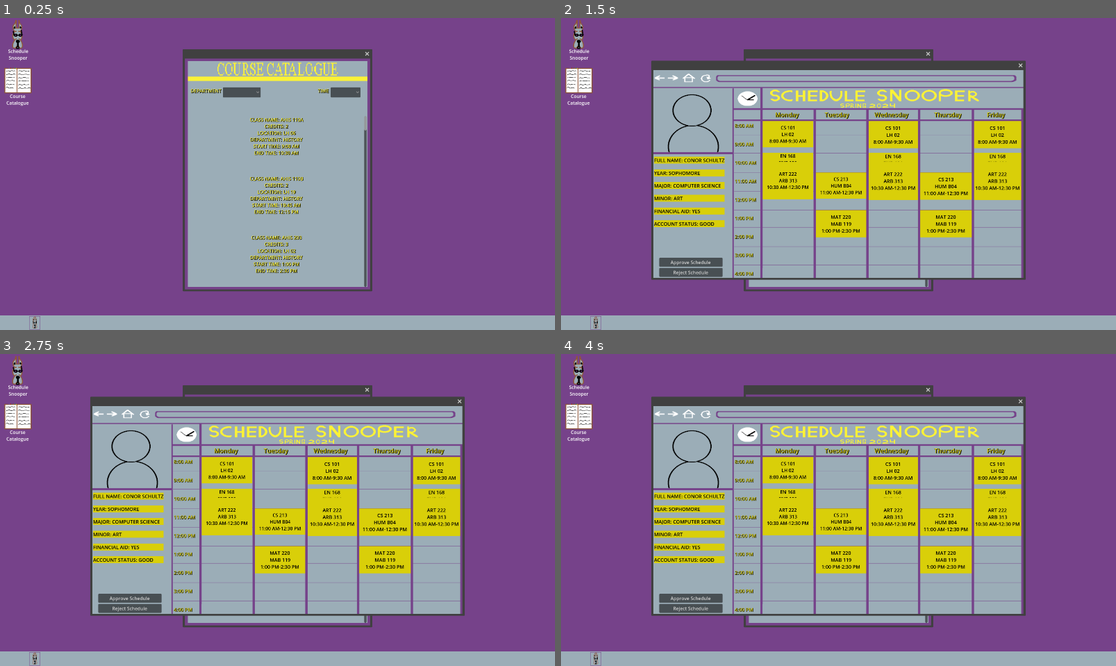
Above: before the commit, frames 1-4 (two rows, left to right).
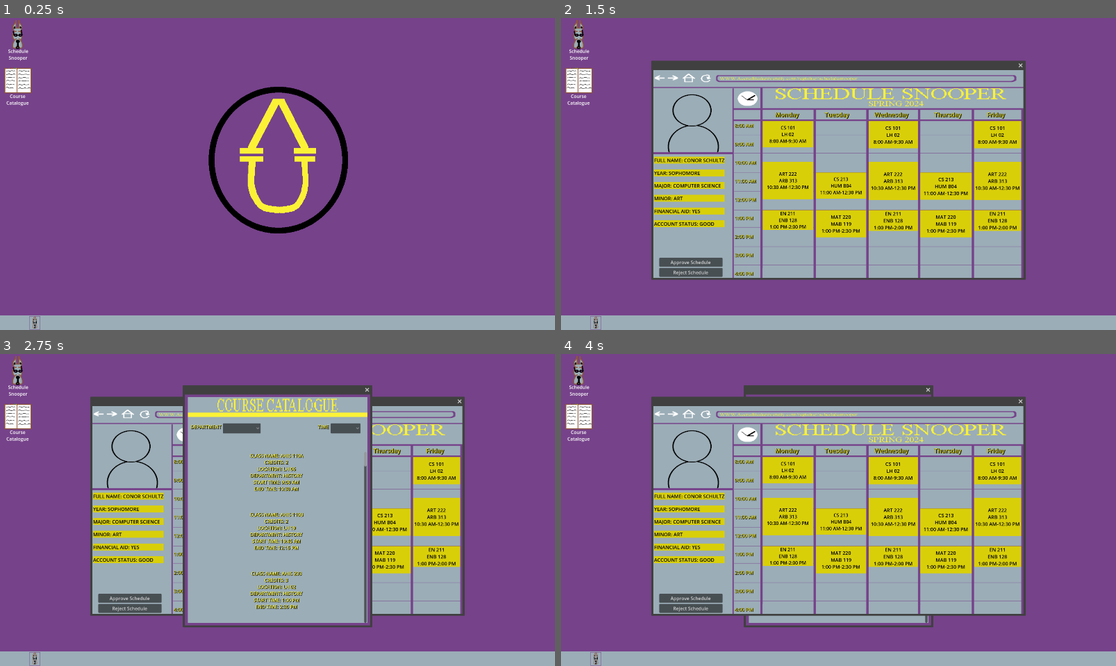
Above: after the commit, the same moments.

Repository: C3PJOE/Registrarent
Game: Godot game, scene res://Scenes/Main.tscn
Same seed, same stepped clock (60 frames per second), same inputs: the game is played once before the commit and once after it.
Inputs (mouse positions are in pixels of both pictures, inside the frame that each line leads up to):
- Up to frame 1 (0.25 s): no input
- Up to frame 2 (1.5 s): click (594, 323) at 0.5 s; click "[center]Schedule Snooper[cent…" at 1.25 s
- Up to frame 3 (2.75 s): click "[center]Course Catalogue[cent…" at 2 s
- Up to frame 4 (4 s): click (594, 659) at 2.75 s; click "[center]Schedule Snooper[cent…" at 3.5 s

The runs differ from the first frame. In frame 1, 25% of the frame differs, in the area x 32-68%, y 10-88%; in frame 2, 5.9%; in frame 3, 14%; in frame 4, 3.7%.

Commit message:
imported updated browser sprite

Diff:
--- a/Scenes/Main.tscn
+++ b/Scenes/Main.tscn
@@ -9,13 +9,13 @@
 [ext_resource type="Texture2D" uid="uid://cvu0vx1x3x1rp" path="res://Assets/TaskbarBrowserIcon.png" id="6_1h1ua"]
 [ext_resource type="Script" path="res://Scenes/ScheduleBrowserWindow.gd" id="7_f7lbd"]
 [ext_resource type="Texture2D" uid="uid://bxy54uli5frc4" path="res://Assets/ClassDictionary.png" id="7_u6a4s"]
-[ext_resource type="Texture2D" uid="uid://cesocmfjybjac" path="res://Assets/Browser2.png" id="8_n2jyd"]
+[ext_resource type="Texture2D" uid="uid://ps7fk0jmud10" path="res://Assets/Browser.png" id="9_tg8ot"]
 [ext_resource type="Texture2D" uid="uid://co4613mo6e30x" path="res://Assets/ClassDictionaryContent.png" id="10_oyudo"]
 [ext_resource type="Script" path="res://Scenes/CourseCatalogueParentWindow.gd" id="11_4a26h"]
 [ext_resource type="Script" path="res://Scenes/CourseCatalogueWindow.gd" id="13_088j3"]
 
 [sub_resource type="StyleBoxTexture" id="StyleBoxTexture_f7xbp"]
-texture = ExtResource("8_n2jyd")
+texture = ExtResource("9_tg8ot")
 
 [sub_resource type="StyleBoxFlat" id="StyleBoxFlat_grp6r"]
 resource_local_to_scene = true
@@ -1022,6 +1022,7 @@
 gui_embed_subwindows = true
 initial_position = 1
 size = Vector2i(640, 800)
+visible = false
 unresizable = true
 transparent = true
 mouse_passthrough = true
@@ -1034,6 +1035,7 @@
 handle_input_locally = false
 initial_position = 1
 size = Vector2i(640, 800)
+visible = false
 transient = true
 unresizable = true
 theme_override_styles/embedded_border = SubResource("StyleBoxTexture_kut88")
--- a/UniData/StudentData.json
+++ b/UniData/StudentData.json
@@ -6,11 +6,11 @@
 	"Minor": "Art",
 	"Financial Aid": "Yes",
 	"Account Status": "Good",
-	"Monday": "CS 101,EN 168,ART 222",
+	"Monday": "CS 101,EN 211,ART 222",
 	"Tuesday": "CS 213,MAT 220",
-	"Wednesday": "CS 101,EN 168,ART 222",
+	"Wednesday": "CS 101,EN 211,ART 222",
 	"Thursday": "CS 213,MAT 220",
-	"Friday": "CS 101,EN 168,ART 222"
+	"Friday": "CS 101,EN 211,ART 222"
   },
   {
 	"Name": "Marco Cardenas",
Binary file changed: Assets/Browser.aseprite
Binary file changed: Assets/Browser.png
